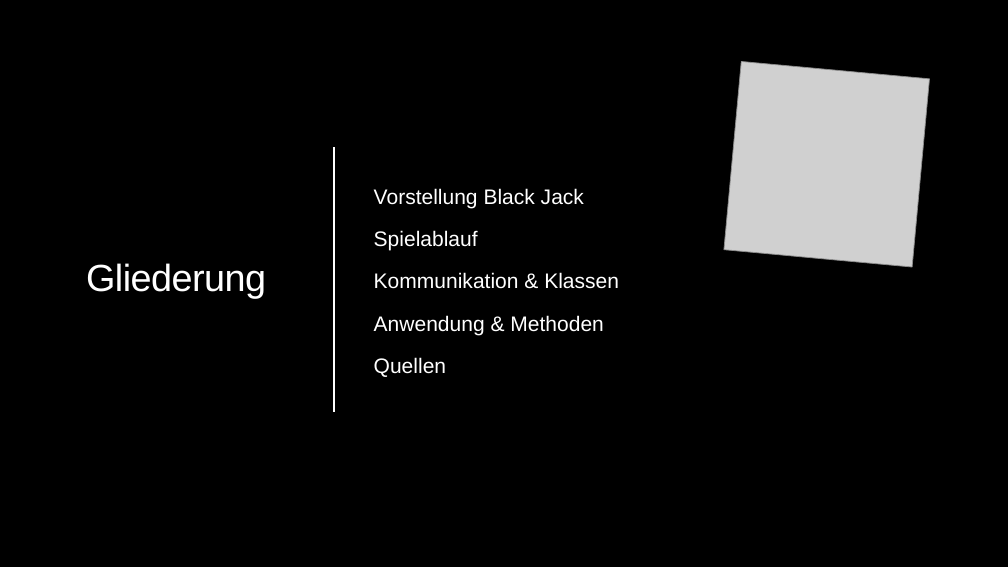
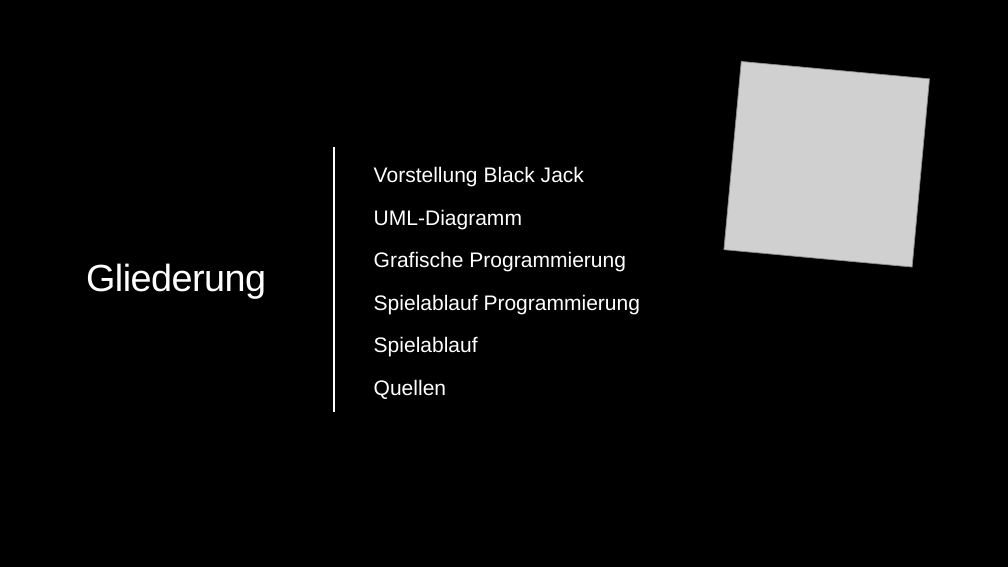
Before and after one commit to KraupaMario/DV-Projekt, a slide deck: slide 2 of 4_Praesentation/DV-Projekt.pptx. Drawn at 1008x567 pixels with LibreOffice and Linux fonts; fonts in the diff are those of the drawing; grey boxes stand for pictures. Boxes give left, top, right and bottom in pixels: in the first picture for what was removed or moved away, otherwise in the second. Text is boxed around its words. In the diff, an @@ line names an element or a change of style, - is before the commit and + after.

```diff
--- a/4_Praesentation/DV-Projekt.pptx
+++ b/4_Praesentation/DV-Projekt.pptx
@@ text at [374,209,641,314]: paragraphs added @@
+  UML-Diagramm
+  Grafische Programmierung
+  Spielablauf Programmierung
@@ text at [374,272,619,335]: paragraphs removed @@
-  Kommunikation & Klassen
-  Anwendung & Methoden
```
Also in this commit, not shown: 3 other slides changed, 5 slides added, 2 slides removed, 2 other files.
